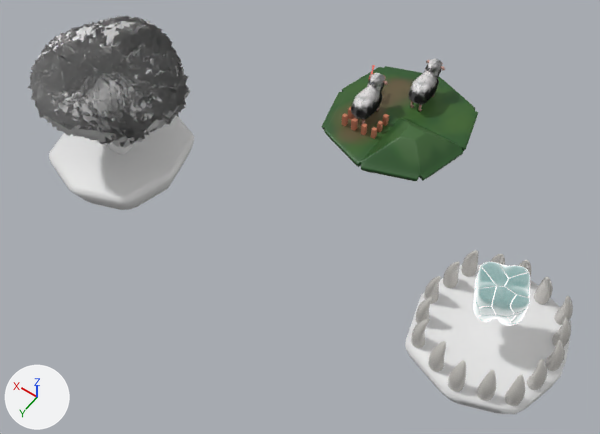
What one commit did to the Blender file VideojuegoWeb/Assets/Arte/Interfaz/3D/MiniMundos/miniMundos.blend.
The view is the same before and after, from a 50 mm lens placed at (-13.5, 28.5, 35.3), pointed at (1.9, 6.9, 1.4). The lights are fixed; the arrows at lower left show +X, +Y and +Z.

The first picture shows 'Diente.002', 'Oveja.001', 'Oveja.002', 'Plane', 'base.002', 'base.003', 'colmillo', 'colmillo.001', 'colmillo.002', 'colmillo.003', 'colmillo.004', 'colmillo.005', 'colmillo.006', 'colmillo.007', 'colmillo.008', 'colmillo.009', 'colmillo.010', 'colmillo.011', 'colmillo.012', 'colmillo.013', 'colmillo.014', 'colmillo.015', 'copa'.
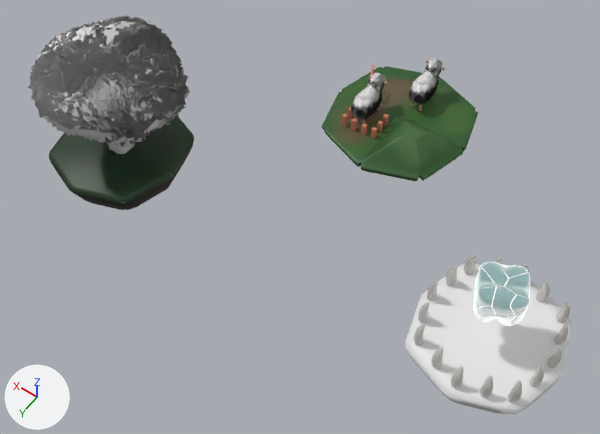
Boxes [x1, y1, x2, y2] around the edits, measured in the pictures (600 x 434 px):
'base.002', recoloured, surface changed
    both: [49, 116, 194, 210]
'colmillo.009', rescaled
    before: [505, 375, 525, 406]
    after: [508, 380, 522, 403]
'colmillo.011', rescaled
    before: [477, 370, 496, 401]
    after: [480, 375, 493, 398]
'colmillo.010', rescaled
    before: [448, 361, 466, 392]
    after: [451, 366, 464, 389]
'colmillo.001', rescaled
    before: [527, 359, 547, 390]
    after: [529, 364, 544, 387]
'colmillo.015', rescaled (26% narrower, 28% shorter)
    before: [428, 341, 446, 372]
    after: [431, 347, 444, 369]
'colmillo.013', rescaled
    before: [545, 340, 565, 371]
    after: [547, 346, 562, 368]
'colmillo.004', rescaled
    before: [534, 277, 553, 305]
    after: [536, 281, 550, 302]
'colmillo.005', rescaled
    before: [461, 250, 478, 277]
    after: [464, 255, 476, 275]
'colmillo', rescaled (33% narrower, 27% shorter)
    before: [411, 319, 428, 348]
    after: [414, 324, 425, 345]
'colmillo.014', rescaled
    before: [552, 317, 571, 346]
    after: [554, 323, 568, 345]
'colmillo.003', rescaled
    before: [443, 261, 460, 288]
    after: [446, 266, 457, 286]
'colmillo.012', rescaled
    before: [554, 296, 573, 325]
    after: [556, 301, 570, 323]
'colmillo.002', rescaled (33% narrower, 28% shorter)
    before: [424, 276, 441, 304]
    after: [427, 281, 438, 301]
'colmillo.008', rescaled
    before: [416, 297, 432, 324]
    after: [418, 302, 430, 323]
'colmillo.006', rescaled
    before: [490, 254, 505, 265]
    after: [494, 258, 502, 264]
'colmillo.007', rescaled
    before: [518, 260, 532, 276]
    after: [522, 265, 529, 272]

The edits, one by one:
Picture 'baseBosqueOscuro' (img_basebosqueoscuro) is new.
Material 'Material.001' (mat_material_001) is new.
Its texture is img_basebosqueoscuro.
me_cube_016 has 26 vertices, 24 faces and spans x -1.25..1.25, y -1.35..1.35, z -1.01..-0.12.
me_cube_016 is used by ob_base_002; location (12.79, 8.6, 1.84); scale (3.07, 3.07, 3.07).
me_cube_016 part 1: texture (UV) coordinates of 24 of 24 faces, centred in x -1.02..1.02, y -1.06..1.06, z -1.01..-0.12, changed; they spanned u 0.12..0.88, v 0.0..1.0 and now span u 0.01..0.99, v 0.01..0.98.
me_cube_016 now uses material mat_material_001 (picture img_basebosqueoscuro).
Object 'colmillo' (ob_colmillo) is rescaled from (0.615, 0.615, 0.615) to (0.422, 0.422, 0.422).
Object 'colmillo.002' (ob_colmillo_002) is rescaled from (0.615, 0.615, 0.615) to (0.422, 0.422, 0.422).
Object 'colmillo.003' (ob_colmillo_003) is rescaled from (0.615, 0.615, 0.615) to (0.422, 0.422, 0.422).
Object 'colmillo.004' (ob_colmillo_004) is rescaled from (0.615, 0.615, 0.615) to (0.422, 0.422, 0.422).
Object 'colmillo.005' (ob_colmillo_005) is rescaled from (0.615, 0.615, 0.615) to (0.422, 0.422, 0.422).
Object 'colmillo.006' (ob_colmillo_006) is rescaled from (0.615, 0.615, 0.615) to (0.422, 0.422, 0.422).
Object 'colmillo.007' (ob_colmillo_007) is rescaled from (0.615, 0.615, 0.615) to (0.422, 0.422, 0.422).
Object 'colmillo.008' (ob_colmillo_008) is rescaled from (0.615, 0.615, 0.615) to (0.422, 0.422, 0.422).
Object 'colmillo.009' (ob_colmillo_009) is rescaled from (0.615, 0.615, 0.615) to (0.422, 0.422, 0.422).
Object 'colmillo.010' (ob_colmillo_010) is rescaled from (0.615, 0.615, 0.615) to (0.422, 0.422, 0.422).
Object 'colmillo.011' (ob_colmillo_011) is rescaled from (0.615, 0.615, 0.615) to (0.422, 0.422, 0.422).
Object 'colmillo.012' (ob_colmillo_012) is rescaled from (0.615, 0.615, 0.615) to (0.422, 0.422, 0.422).
Object 'colmillo.013' (ob_colmillo_013) is rescaled from (0.615, 0.615, 0.615) to (0.422, 0.422, 0.422).
Object 'colmillo.014' (ob_colmillo_014) is rescaled from (0.615, 0.615, 0.615) to (0.422, 0.422, 0.422).
Object 'colmillo.001' (ob_colmillo_001) is rescaled from (0.615, 0.615, 0.615) to (0.422, 0.422, 0.422).
Object 'colmillo.015' (ob_colmillo_015) is rescaled from (0.615, 0.615, 0.615) to (0.422, 0.422, 0.422).
